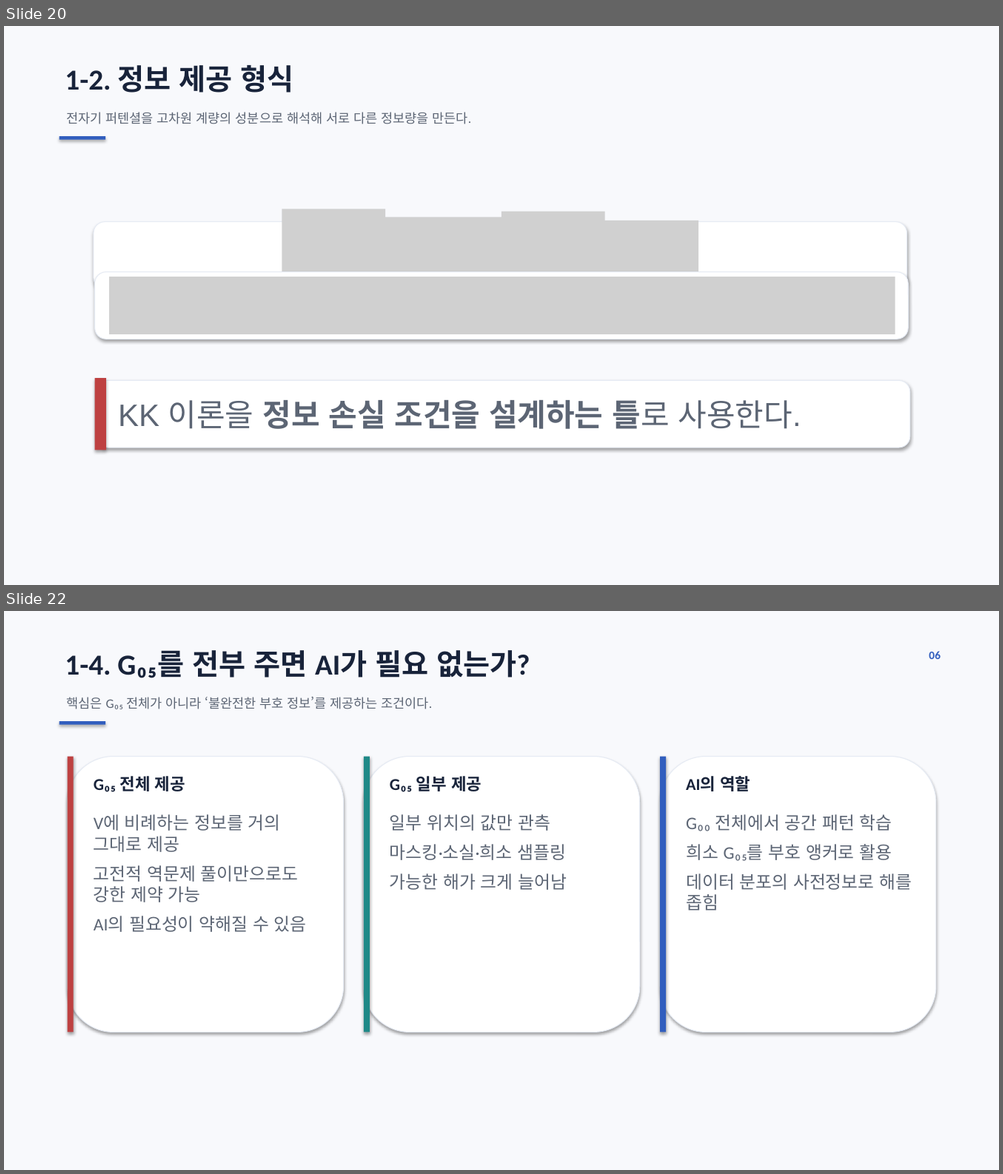
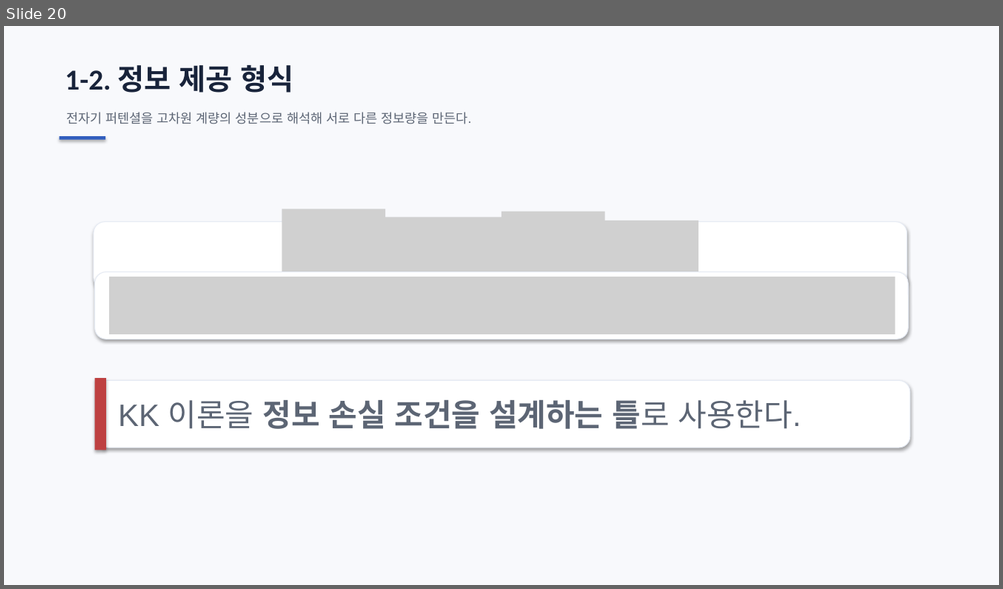
Before and after one commit to ohyunu525/KK-AI, a slide deck: Documents/보고서 파일.pptx. Shown one above the other, each under a label of ours: slides 20 and 22 before the commit, slide 20 after it; the slides between them are not shown. The pictures are 1003x1174 and 1003x589 pixels, drawn with LibreOffice and Linux fonts; fonts in the diff are those of the drawing; grey boxes stand for pictures; background and template pictures are left out. Boxes give left, top, right and bottom in pixels: in the first picture for what was removed or moved away, otherwise in the second. Text is boxed around its words. In the diff, an @@ line names an element or a change of style, - is before the commit and + after.

```diff
--- a/Documents/보고서 파일.pptx
+++ b/Documents/보고서 파일.pptx
@@ slide 22 removed at [4,611,999,1170], background #FFFFFF @@
@@ rectangle removed at [4,611,999,1170] @@
@@ text removed at [65,650,529,678] @@
-1-4. G₀₅를 전부 주면 AI가 필요 없는가?
@@ text removed at [928,651,940,659] @@
-06
@@ text removed at [66,697,432,709] @@
-핵심은 G₀₅ 전체가 아니라 ‘불완전한 부호 정보’를 제공하는 조건이다.
@@ rectangle removed at [60,721,105,724] @@
@@ rounded rectangle removed at [68,757,344,1033] @@
@@ rectangle removed at [68,757,74,1033] @@
@@ rounded rectangle removed at [364,757,640,1033] @@
@@ rectangle removed at [364,757,370,1033] @@
@@ rounded rectangle removed at [660,757,936,1033] @@
@@ rectangle removed at [660,757,666,1033] @@
@@ text removed at [94,776,185,792] @@
-G₀₅ 전체 제공
@@ text removed at [390,776,481,792] @@
-G₀₅ 일부 제공
@@ text removed at [686,776,750,792] @@
-AI의 역할
@@ text removed at [94,815,307,932] @@
-V에 비례하는 정보를 거의 그대로 제공
-고전적 역문제 풀이만으로도 강한 제약 가능
-AI의 필요성이 약해질 수 있음
@@ text removed at [390,815,567,890] @@
-일부 위치의 값만 관측
-마스킹·소실·희소 샘플링
-가능한 해가 크게 늘어남
@@ text removed at [686,815,911,911] @@
-G₀₀ 전체에서 공간 패턴 학습
-희소 G₀₅를 부호 앵커로 활용
-데이터 분포의 사전정보로 해를 좁힘
```
Also in this commit, not shown: 2 slides changed, 3 slides added, 3 other slides removed, 5 other files.
